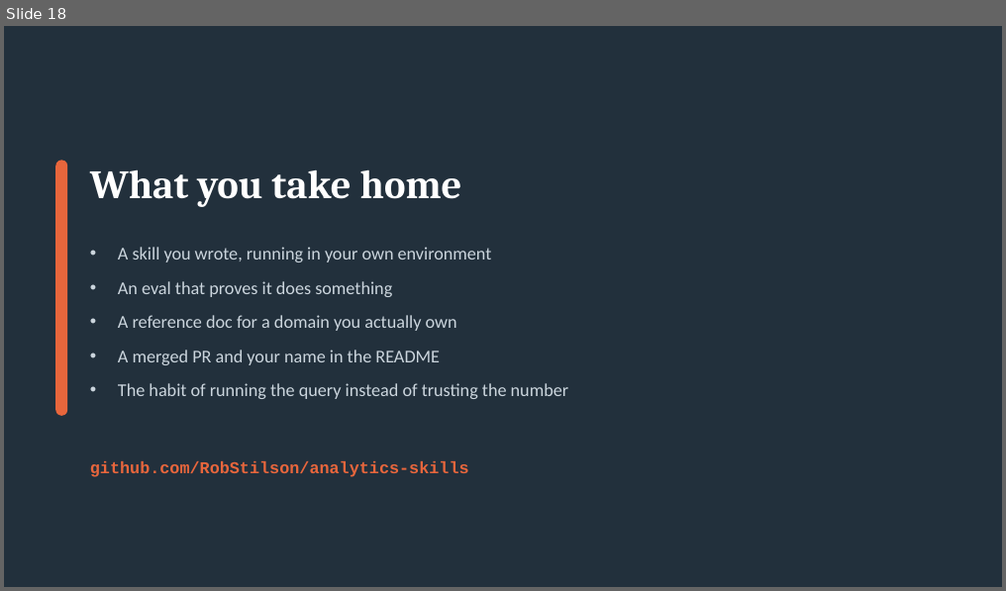
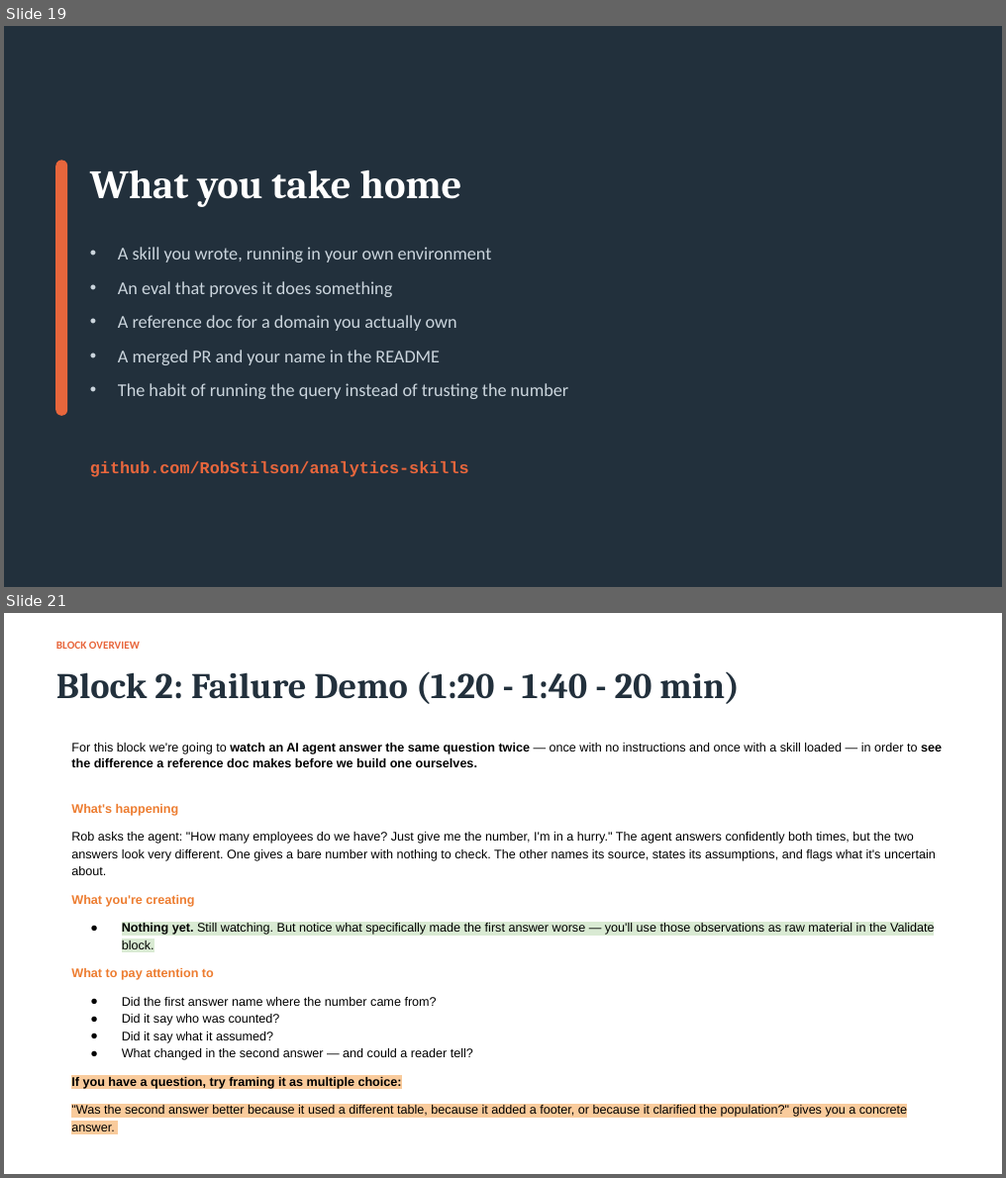
Before and after one commit to RobStilson/analytics-skills, a slide deck: workshop/vibe-analytics-workshop-mod.pptx. Shown one above the other, each under a label of ours: slide 18 before the commit, slides 19 and 21 after it; the slides between them are not shown. The pictures are 1006x591 and 1006x1178 pixels, drawn with LibreOffice and Linux fonts; fonts in the diff are those of the drawing. Boxes give left, top, right and bottom in pixels: in the first picture for what was removed or moved away, otherwise in the second. Text is boxed around its words. In the diff, an @@ line names an element or a change of style, - is before the commit and + after.

```diff
--- a/workshop/vibe-analytics-workshop-mod.pptx
+++ b/workshop/vibe-analytics-workshop-mod.pptx
@@ slide 21 added at (4, 613, 1002, 1174), background #FFFFFF @@
@@ text added at (56, 641, 140, 649), 8 pt, text #E8663C, bold @@
+BLOCK OVERVIEW
@@ text added at (56, 671, 739, 704), 26 pt, text #22303C, bold @@
+Block 2: Failure Demo (1:20 - 1:40 - 20 min)
@@ text added at (71, 743, 942, 1132), 9 pt, text #000000 @@
+For this block we're going to watch an AI agent answer the same question twice — once with no instructions and once with a skill loaded — in order to see the difference a reference doc makes before we build one ourselves.
+What's happening
+Rob asks the agent: "How many employees do we have? Just give me the number, I'm in a hurry." The agent answers confidently both times, but the two answers look very different. One gives a bare number with nothing to check. The other names its source, states its assumptions, and flags what it's uncertain about.
+What you're creating
+● Nothing yet. Still watching. But notice what specifically made the first answer worse — you'll use those observations as raw material in the Validate block.
+What to pay attention to
+● Did the first answer name where the number came from?
+● Did it say who was counted?
+● Did it say what it assumed?
+● What changed in the second answer — and could a reader tell?
+If you have a question, try framing it as multiple choice:
+"Was the second answer better because it used a different table, because it added a footer, or because it clarified the population?" gives you a concrete answer.
@@ what was slide 18 is now slide 19 @@
```
Also in this commit, not shown: 1 slide changed, 8 other slides added.
